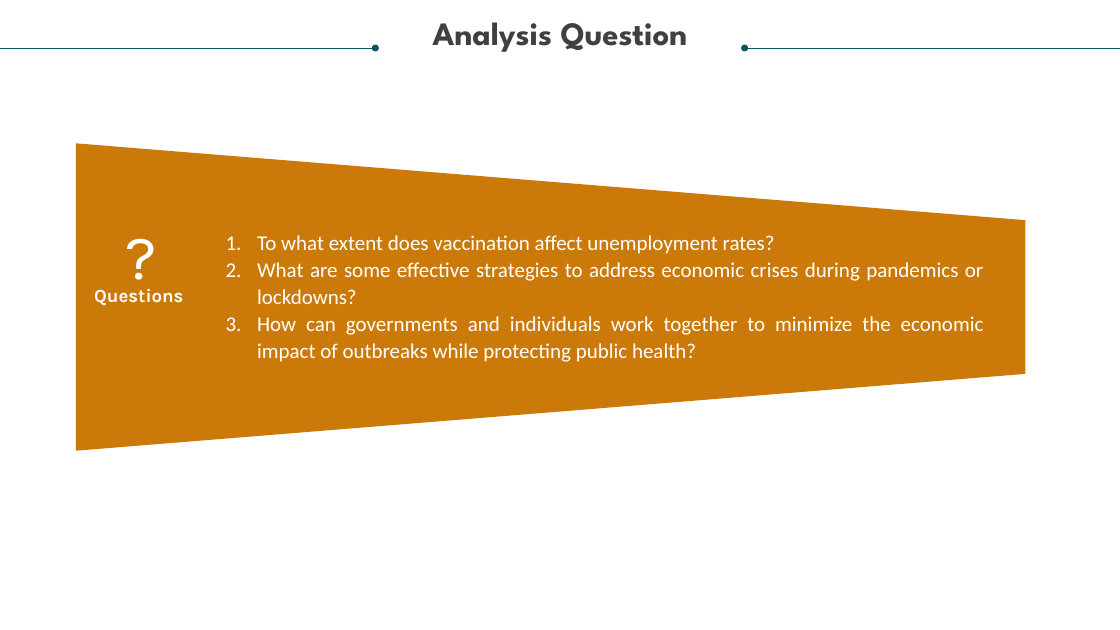
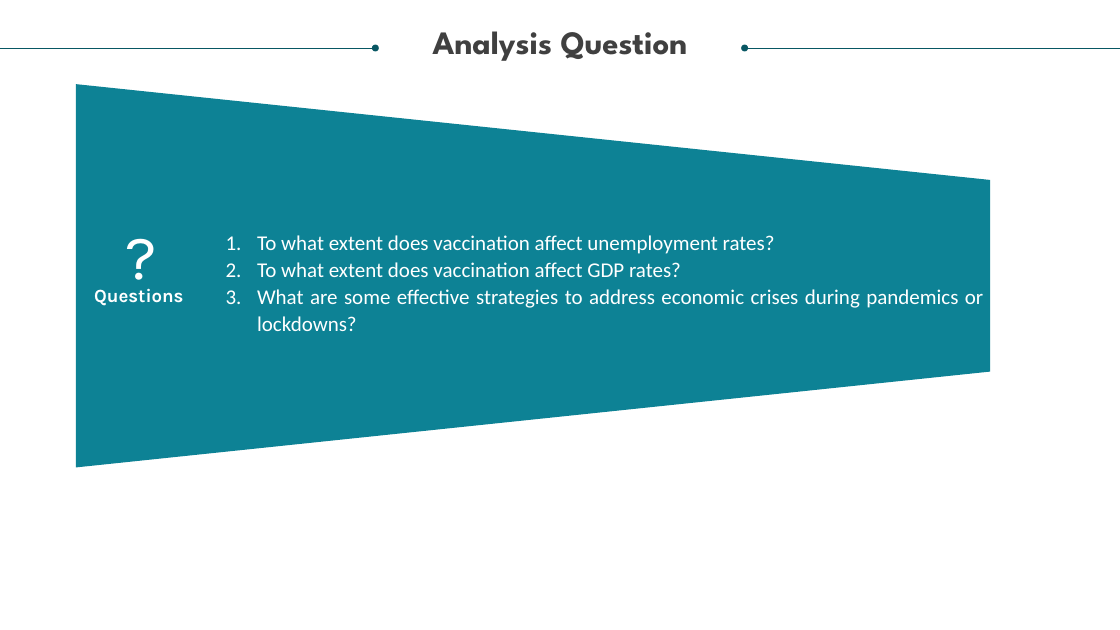
Before and after one commit to Deepsheta/Covid--19-descriptive-Analysis-for-resolving-a-potential-crisis, a slide deck: slide 11 of Covid 19 Resolving a Potential Crisis.pptx (slide 8 before the commit). Drawn at 1120x630 pixels with LibreOffice and Linux fonts; fonts in the diff are those of the drawing. Boxes give left, top, right and bottom in pixels: in the first picture for what was removed or moved away, otherwise in the second. Text is boxed around its words. In the diff, an @@ line names an element or a change of style, - is before the commit and + after.

```diff
--- a/Covid 19 Resolving a Potential Crisis.pptx
+++ b/Covid 19 Resolving a Potential Crisis.pptx
@@ text "Analysis Question": place and size @@
-text "Analysis Question" at box(433, 22, 688, 52)
+text "Analysis Question" at box(433, 31, 688, 61)
@@ trapezoid: place and size @@
-trapezoid at box(76, 143, 1026, 450)
+trapezoid at box(76, 84, 990, 467)
@@ trapezoid at box(76, 84, 990, 467): fill #CB7A09 to #0D8295 @@
@@ text at box(257, 262, 681, 277): paragraph added @@
+2. To what extent does vaccination affect GDP rates?
@@ text at box(257, 316, 984, 362): paragraph removed @@
-3. How can governments and individuals work together to minimize the economic impact of outbreaks while protecting public health?
```
Also in this commit, not shown: 8 other slides changed, 8 slides added, 2 other files.
